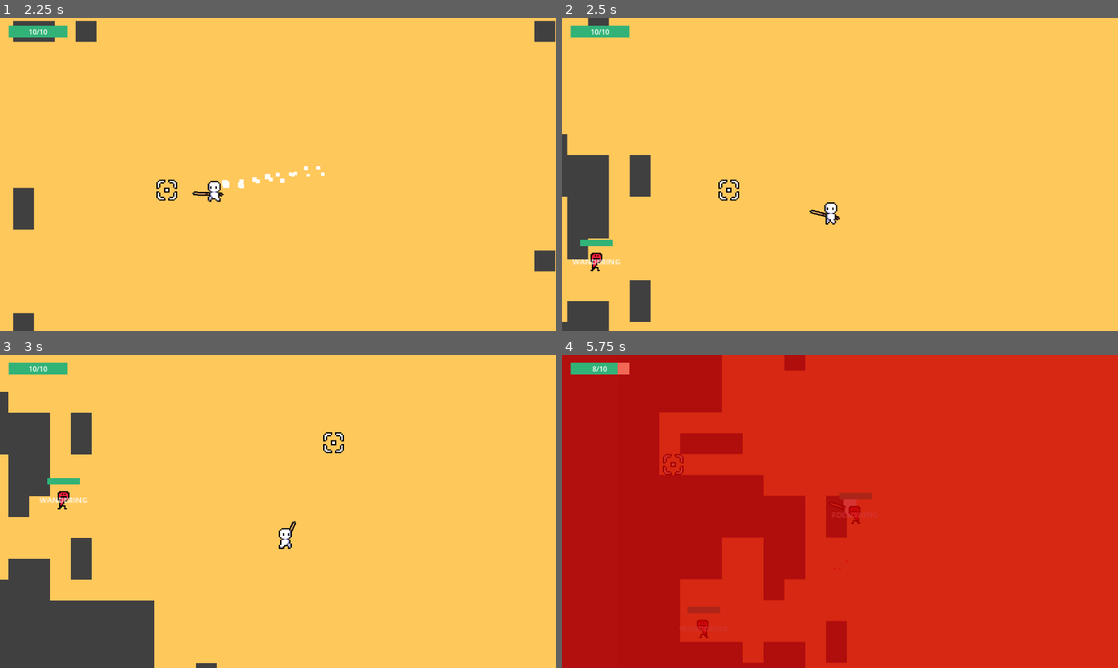
Above: before the commit, frames 1-4 (two rows, left to right).
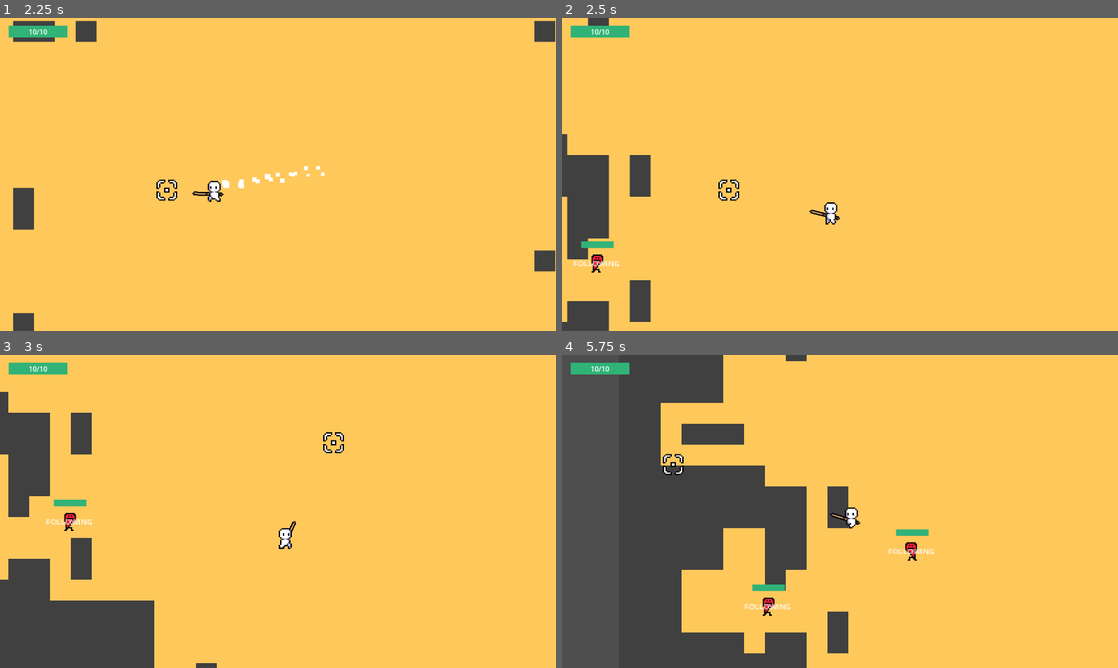
Above: after the commit, the same moments.

Repository: jelmersnippe/punching-game
Game: Godot game, scene res://main.tscn
Two runs of this game, one before a commit and one after it. Both use one fixed random seed, a clock stepped at 60 frames per second and the inputs below.
Inputs (mouse positions are in pixels of both pictures, inside the frame that each line leads up to):
- Up to frame 1 (2.25 s): click "START" at 0.5 s; tap Enter at 1.25 s; move the mouse to (400, 158) at 1.27 s; press the mouse at (400, 158) at 1.28 s; hold D (move_right) 1.28-2.03 s; move the mouse to (166, 190) at 2.02 s; release the mouse at (166, 190) at 2.03 s; hold S (move_down) from 2.03 s (still down); click (166, 190) at 2.1 s
- Up to frame 2 (2.5 s): keep holding S (move_down)
- Up to frame 3 (3 s): move the mouse to (333, 442) at 2.77 s; release S (move_down) at 2.78 s; press the mouse at (333, 442) at 2.78 s; hold D (move_right) from 2.78 s (still down)
- Up to frame 4 (5.75 s): move the mouse to (812, 574) at 3.52 s; release D (move_right) at 3.53 s; release the mouse at (812, 574) at 3.53 s; hold W (move_up) 3.53-4.28 s; click (812, 574) at 3.6 s; move the mouse to (1006, 558) at 4.27 s; press the mouse at (1006, 558) at 4.28 s; hold A (move_left) from 4.28 s (still down); move the mouse to (673, 464) at 5.02 s; release the mouse at (673, 464) at 5.03 s; click (673, 464) at 5.1 s

Frame 1 is identical in both runs. In frame 2, 0.3% of the frame differs, in the area x 1-11%, y 70-82%; in frame 3, 0.6%; in frame 4, 100%, in the area x 0-100%, y 0-100%.

Commit message:
Change enemy to also knockback and hurt other enemies when being knocked back

Diff:
--- a/bounce_component.gd
+++ b/bounce_component.gd
@@ -4,12 +4,12 @@
 @export var velocity_component: VelocityComponent
 @export var movement_component: MovementComponent
 
+@export var impact_damage: int = 2
 @export var velocity_decrease_on_bounce: float = 5
 
 func _ready():
 	movement_component.collided.connect(_bounce)
 
 func _bounce(collision: KinematicCollision2D):
-	print("bounce")
 	velocity_component.velocity = velocity_component.velocity.bounce(collision.get_normal())
 	velocity_component.velocity -= velocity_component.velocity.normalized() * velocity_decrease_on_bounce
--- a/enemy.gd
+++ b/enemy.gd
@@ -2,8 +2,8 @@
 class_name Enemy
 
 @export var velocity_component: VelocityComponent
+
 @export var knockable_component: KnockableComponent
-@export var bounce_component: BounceComponent
 
 @export var hit_sound: AudioStream
 
@@ -109,8 +109,28 @@
 
 func _on_knockable_component_on_knocked_changed(is_knocked):
 	if is_knocked:
+		$KnockbackComponent.set_collision_layer_value(1, true)
+		$KnockbackComponent.set_collision_layer_value(4, false)
+		$KnockbackComponent.set_collision_mask_value(1, false)
+		$KnockbackComponent.set_collision_mask_value(4, true)
+
+		$HitboxComponent.set_collision_layer_value(1, true)
+		$HitboxComponent.set_collision_layer_value(4, false)
+		$HitboxComponent.set_collision_mask_value(1, false)
+		$HitboxComponent.set_collision_mask_value(4, true)
+
 		$BounceComponent/Toggleable.enable()
 		$Sprite.frame = 1
 	else:
+		$KnockbackComponent.set_collision_layer_value(1, false)
+		$KnockbackComponent.set_collision_layer_value(4, true)
+		$KnockbackComponent.set_collision_mask_value(1, false)
+		$KnockbackComponent.set_collision_mask_value(4, false)
+
+		$HitboxComponent.set_collision_layer_value(1, false)
+		$HitboxComponent.set_collision_layer_value(4, true)
+		$HitboxComponent.set_collision_mask_value(1, false)
+		$HitboxComponent.set_collision_mask_value(4, false)
+
 		$BounceComponent/Toggleable.disable()
 		$Sprite.frame = 0
--- a/enemy.tscn
+++ b/enemy.tscn
@@ -12,10 +12,10 @@
 [ext_resource type="Script" path="res://knockable_component.gd" id="11_mgcdm"]
 [ext_resource type="Script" path="res://velocity_component.gd" id="12_ha06x"]
 [ext_resource type="Script" path="res://hit_flash_component.gd" id="13_dfj1k"]
-[ext_resource type="PackedScene" path="res://healthbar.tscn" id="13_nsanv"]
-[ext_resource type="Script" path="res://bounce_component.gd" id="14_w6mhj"]
-[ext_resource type="Script" path="res://movement_component.gd" id="15_vjkan"]
-[ext_resource type="Script" path="res://toggleable.gd" id="15_vplwg"]
+[ext_resource type="PackedScene" uid="uid://b8fgwm6nhyjfc" path="res://healthbar.tscn" id="13_nsanv"]
+[ext_resource type="Script" path="res://bounce_component.gd" id="14_40ugy"]
+[ext_resource type="Script" path="res://toggleable.gd" id="15_otp4t"]
+[ext_resource type="Script" path="res://movement_component.gd" id="16_vmmm5"]
 
 [sub_resource type="RectangleShape2D" id="RectangleShape2D_dim6m"]
 size = Vector2(4, 10)
@@ -65,7 +65,7 @@
 [sub_resource type="RectangleShape2D" id="RectangleShape2D_hk3ai"]
 size = Vector2(12, 18)
 
-[node name="Enemy" type="CharacterBody2D" node_paths=PackedStringArray("velocity_component", "knockable_component", "bounce_component")]
+[node name="Enemy" type="CharacterBody2D" node_paths=PackedStringArray("velocity_component", "knockable_component")]
 collision_layer = 8
 collision_mask = 10
 motion_mode = 1
@@ -73,9 +73,9 @@
 script = ExtResource("1_bfs01")
 velocity_component = NodePath("VelocityComponent")
 knockable_component = NodePath("KnockableComponent")
-bounce_component = NodePath("BounceComponent")
 hit_sound = ExtResource("2_8myha")
 wander_range = Vector2(60, 60)
+detection_range = 200.0
 
 [node name="MovementCollisionShape" type="CollisionShape2D" parent="."]
 position = Vector2(0, 1)
@@ -214,15 +214,16 @@
 health_component = NodePath("../HealthComponent")
 
 [node name="BounceComponent" type="Node2D" parent="." node_paths=PackedStringArray("velocity_component", "movement_component")]
-script = ExtResource("14_w6mhj")
+script = ExtResource("14_40ugy")
 velocity_component = NodePath("../VelocityComponent")
 movement_component = NodePath("../MovementComponent")
+velocity_decrease_on_bounce = 40.0
 
 [node name="Toggleable" type="Node" parent="BounceComponent"]
-script = ExtResource("15_vplwg")
+script = ExtResource("15_otp4t")
 
 [node name="MovementComponent" type="Node" parent="." node_paths=PackedStringArray("body", "velocity_component")]
-script = ExtResource("15_vjkan")
+script = ExtResource("16_vmmm5")
 body = NodePath("..")
 velocity_component = NodePath("../VelocityComponent")
 
--- a/healthbar.tscn
+++ b/healthbar.tscn
@@ -8,7 +8,7 @@
 [sub_resource type="StyleBoxFlat" id="StyleBoxFlat_duhev"]
 bg_color = Color(0.193928, 0.702092, 0.469351, 1)
 
-[node name="Healthbar" type="ProgressBar" node_paths=PackedStringArray("label")]
+[node name="Healthbar" type="ProgressBar"]
 offset_right = 135.0
 offset_bottom = 27.0
 theme_override_styles/background = SubResource("StyleBoxFlat_xf7do")
@@ -18,4 +18,3 @@
 value = 5.0
 show_percentage = false
 script = ExtResource("1_u0xhj")
-label = NodePath("")
--- a/knockable_component.gd
+++ b/knockable_component.gd
@@ -7,7 +7,6 @@
 
 @export var knockback_recovery_speed: float = 5
 @export var knockback_velocity_distance_deadzone: float = 5
-
 
 var knocked_grace_time = 0.1
 var is_knocked = false:
--- /dev/null
+++ b/knockback_component.tscn
@@ -0,0 +1,6 @@
+[gd_scene load_steps=2 format=3 uid="uid://dvwy0digaw0ua"]
+
+[ext_resource type="Script" path="res://knockback_component.gd" id="1_oh05p"]
+
+[node name="KnockbackComponent" type="Area2D"]
+script = ExtResource("1_oh05p")
--- a/player.gd
+++ b/player.gd
@@ -31,20 +31,20 @@
 			_reset_hands()
 
 func _reset_hands():
-	$RotationPoint/Cue/CollisionShape2D.disabled = true
-	$RotationPoint/KnockbackComponent/CollisionShape2D.disabled = true
+	$RotationPoint/Cue/CollisionShape2D.set_deferred("disabled", true)
+	$RotationPoint/KnockbackComponent/CollisionShape2D.set_deferred("disabled", true)
 
-	$HurtboxComponent/CollisionShape2D.disabled = false
-	$KnockableComponent/CollisionShape2D.disabled = false
+	$HurtboxComponent/CollisionShape2D.set_deferred("disabled", false)
+	$KnockableComponent/CollisionShape2D.set_deferred("disabled", false)
 
 	$RotationPoint/Cue.position = default_cue_position
 
 func _set_release_hands():
-	$RotationPoint/Cue/CollisionShape2D.disabled = false
-	$RotationPoint/KnockbackComponent/CollisionShape2D.disabled = false
+	$RotationPoint/Cue/CollisionShape2D.set_deferred("disabled", false)
+	$RotationPoint/KnockbackComponent/CollisionShape2D.set_deferred("disabled", false)
 
-	$HurtboxComponent/CollisionShape2D.disabled = true
-	$KnockableComponent/CollisionShape2D.disabled = true
+	$HurtboxComponent/CollisionShape2D.set_deferred("disabled", true)
+	$KnockableComponent/CollisionShape2D.set_deferred("disabled", true)
 
 	$RotationPoint/Cue.position = default_cue_position + Vector2(5,0)
 
--- a/player_camera.gd
+++ b/player_camera.gd
@@ -1,6 +1,6 @@
 extends Camera2D
 
-var target: Node2D
+@export var target: Node2D
 
 @export var max_offset = 100
 @export var smoothing = 5
--- a/test_level.tscn
+++ b/test_level.tscn
@@ -8,8 +8,9 @@
 
 [node name="TestLevel" type="Node2D"]
 
-[node name="PlayerCamera" parent="." instance=ExtResource("1_1u303")]
+[node name="PlayerCamera" parent="." node_paths=PackedStringArray("target") instance=ExtResource("1_1u303")]
 position = Vector2(785, 456)
+target = NodePath("../Player")
 
 [node name="TileMap" type="TileMap" parent="."]
 tile_set = ExtResource("2_w2vca")
@@ -23,9 +24,12 @@
 
 [node name="Enemy" parent="." instance=ExtResource("5_2pd8k")]
 position = Vector2(626, 522)
+speed = 0
 
 [node name="Enemy2" parent="." instance=ExtResource("5_2pd8k")]
 position = Vector2(477, 515)
+speed = 0
 
 [node name="Enemy3" parent="." instance=ExtResource("5_2pd8k")]
 position = Vector2(545, 576)
+speed = 0
